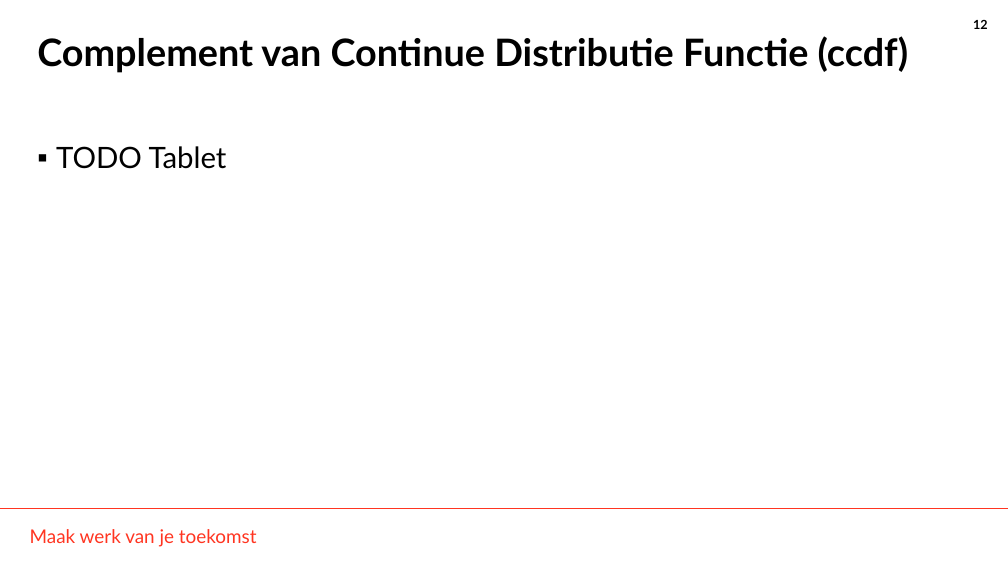
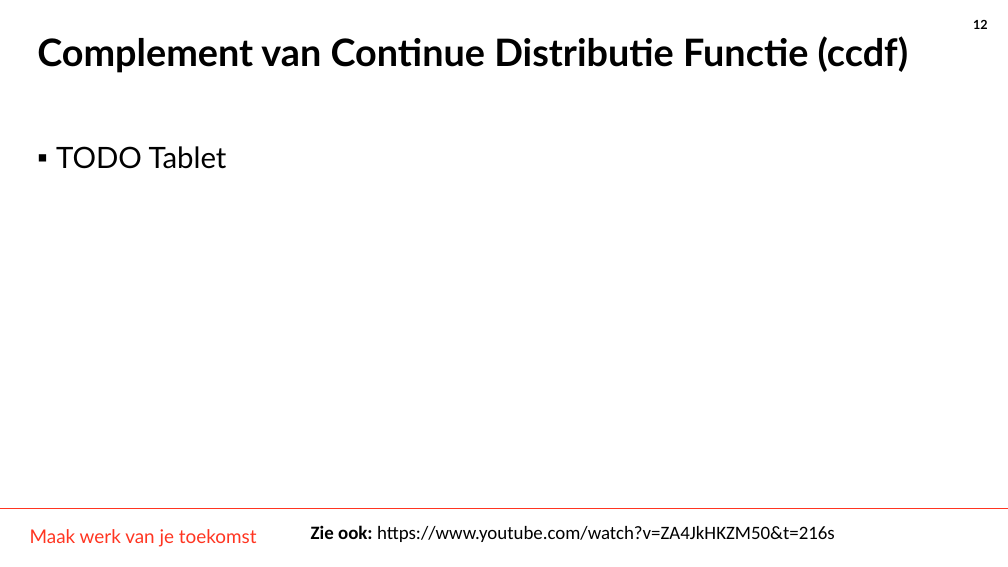
Before and after one commit to THellemans/data-science-syntra-ab, a slide deck: slide 12 of 06 statistiek/04 Numerieke data verdelingen verkennen/04 Numerieke data verdelingen verkennen.pptx. Drawn at 1008x567 pixels with LibreOffice and Linux fonts; fonts in the diff are those of the drawing; background and template pictures are left out. Boxes give left, top, right and bottom in pixels: in the first picture for what was removed or moved away, otherwise in the second. Text is boxed around its words. In the diff, an @@ line names an element or a change of style, - is before the commit and + after.

```diff
--- a/06 statistiek/04 Numerieke data verdelingen verkennen/04 Numerieke data verdelingen verkennen.pptx
+++ b/06 statistiek/04 Numerieke data verdelingen verkennen/04 Numerieke data verdelingen verkennen.pptx
@@ text added at (311,525,835,542), 18 pt, text #000000 @@
+Zie ook: https://www.youtube.com/watch?v=ZA4JkHKZM50&t=216s
```
Also in this commit, not shown: 1 other file.
